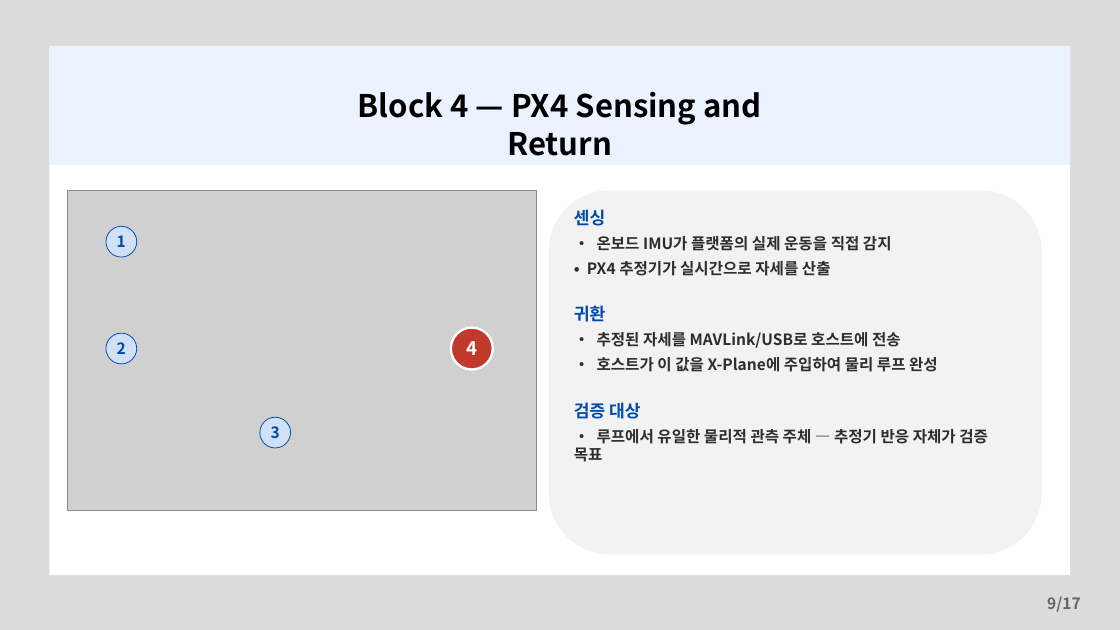
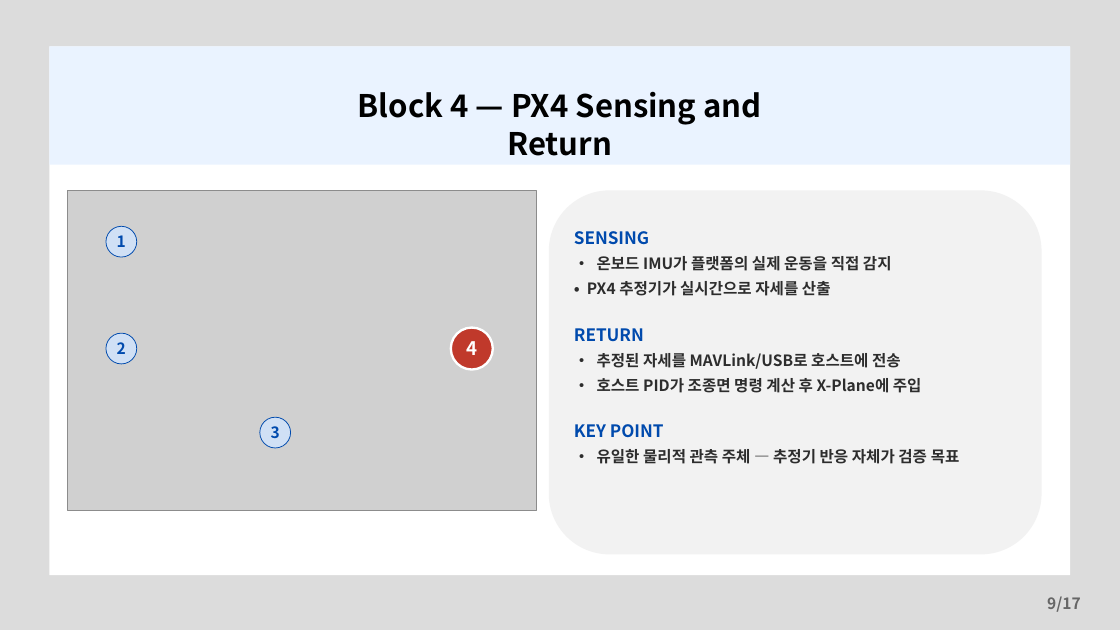
Before and after one commit to banana99ou/Stewart-Platform, a slide deck: slide 9 of presentation/KSAS_Spring2026_Presentation.pptx. Drawn at 1120x630 pixels with LibreOffice and Linux fonts; fonts in the diff are those of the drawing; grey boxes stand for pictures. Boxes give left, top, right and bottom in pixels: in the first picture for what was removed or moved away, otherwise in the second. Text is boxed around its words. In the diff, an @@ line names an element or a change of style, - is before the commit and + after.

```diff
--- a/presentation/KSAS_Spring2026_Presentation.pptx
+++ b/presentation/KSAS_Spring2026_Presentation.pptx
@@ text at <box>574,231,649,245</box>: text changed @@
-센싱
+SENSING
@@ text at <box>574,328,644,341</box>: text changed @@
-귀환
+RETURN
@@ text at <box>574,378,960,464</box>: text changed @@
-• 호스트가 이 값을 X-Plane에 주입하여 물리 루프 완성
-검증 대상
-• 루프에서 유일한 물리적 관측 주체 — 추정기 반응 자체가 검증 목표
+• 호스트 PID가 조종면 명령 계산 후 X-Plane에 주입
+KEY POINT
+• 유일한 물리적 관측 주체 — 추정기 반응 자체가 검증 목표
```
Also in this commit, not shown: 11 other slides changed, 1 other file.
